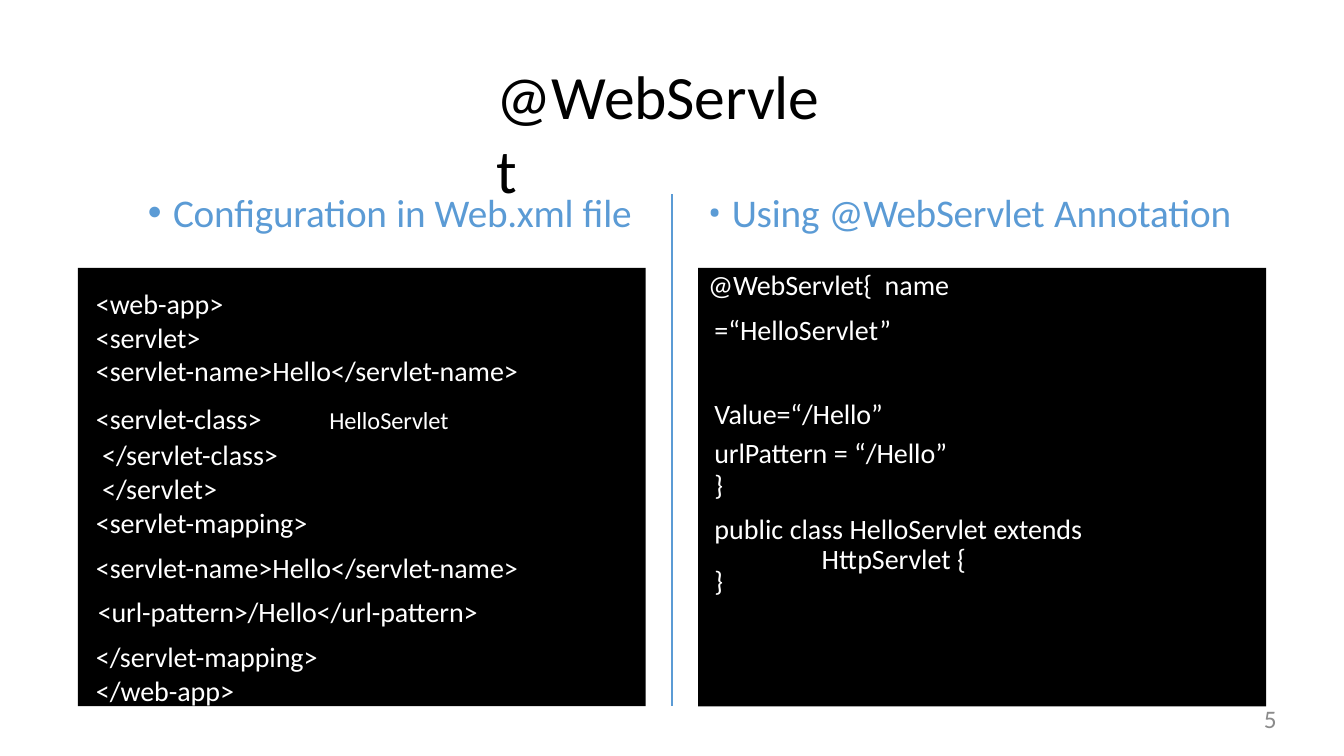
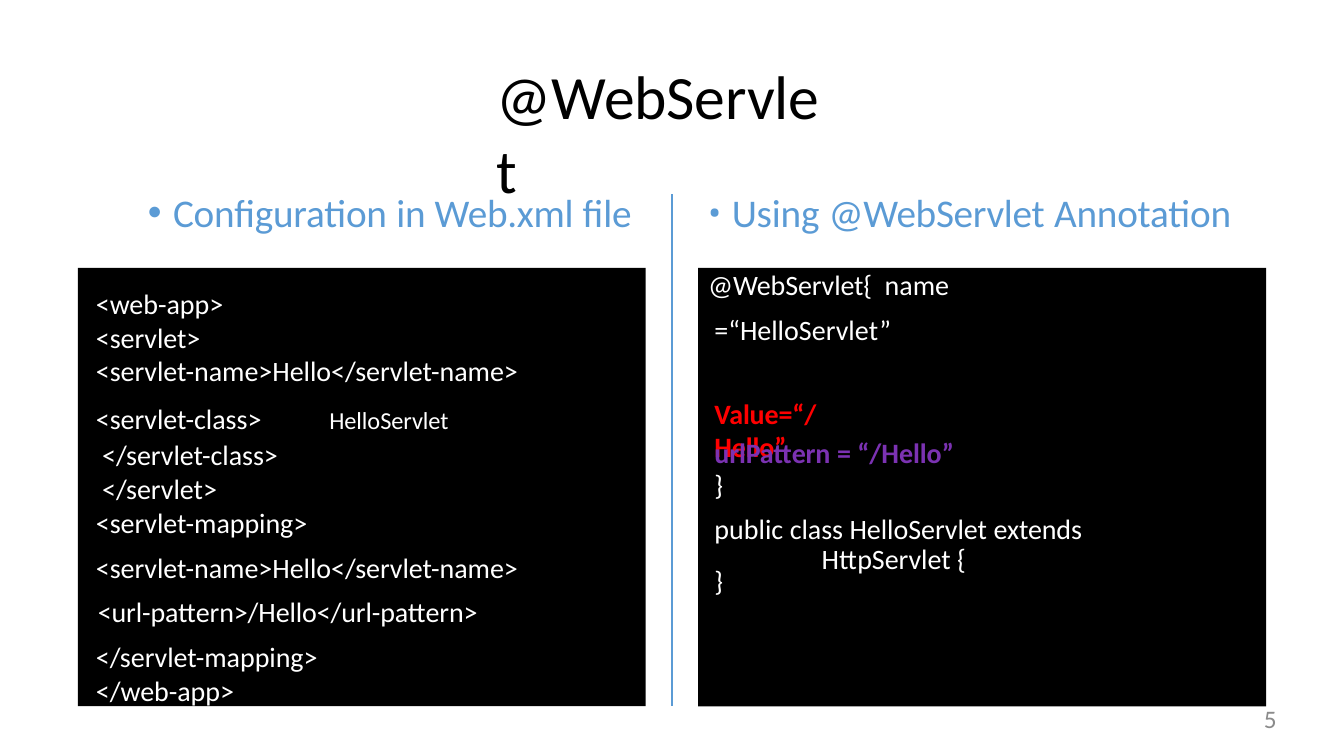
Before and after one commit to StevenJoseph19/DXC-FSD, a slide deck: slide 5 of 2. Web Development and Database/Day 11/Slides/9. Providing Servlet Metadata Using Annotations/9-java-servlets-m9.pptx. Drawn at 1344x756 pixels with LibreOffice and Linux fonts; fonts in the diff are those of the drawing. Boxes give left, top, right and bottom in pixels: in the first picture for what was removed or moved away, otherwise in the second. Text is boxed around its words. In the diff, an @@ line names an element or a change of style, - is before the commit and + after.

```diff
--- a/2. Web Development and Database/Day 11/Slides/9. Providing Servlet Metadata Using Annotations/9-java-servlets-m9.pptx
+++ b/2. Web Development and Database/Day 11/Slides/9. Providing Servlet Metadata Using Annotations/9-java-servlets-m9.pptx
@@ text "Value=“/Hello”" at bbox=[714, 403, 816, 463]: text colour #FFFFFF to #FF0000, bold on @@
@@ text at bbox=[714, 440, 954, 465]: text colour #FFFFFF to gradient #7B32B2 to #401A5D, bold on in "urlPattern = “/Hello”" @@
```
Also in this commit, not shown: 3 other files.
